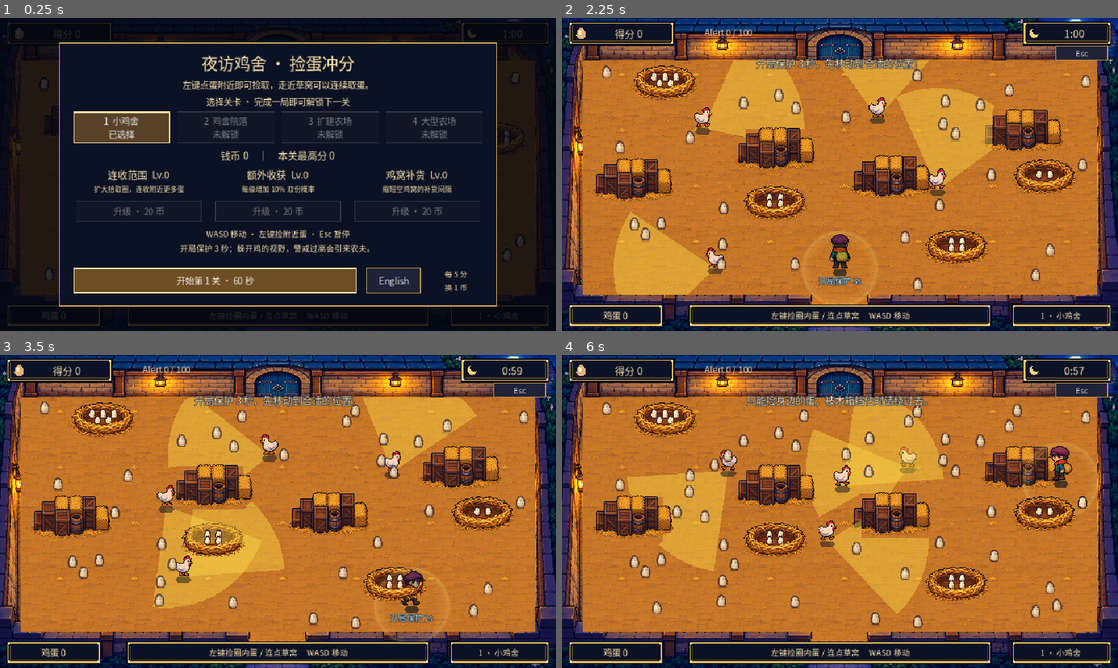
Above: before the commit, frames 1-4 (two rows, left to right).
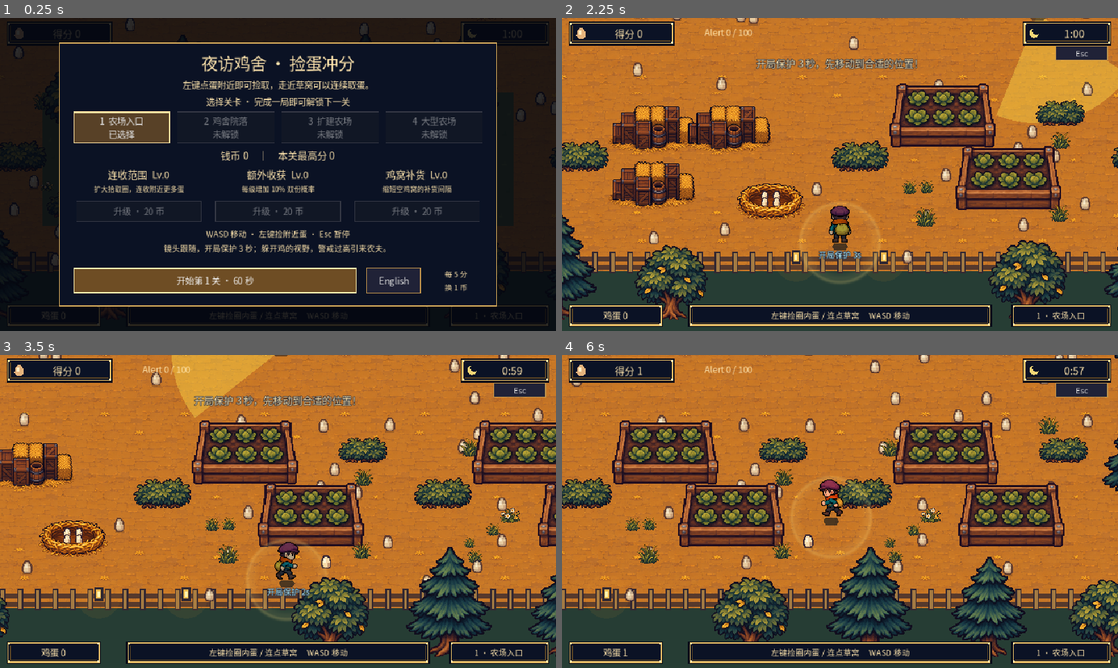
Above: after the commit, the same moments.

Repository: liupai-rachel/Deepsleep-Dont-wake-up-chickens
Game: Godot game, scene res://scenes/arcade/game.tscn
Two runs of this game, one before a commit and one after it. Both use one fixed random seed, a clock stepped at 60 frames per second and the inputs below.
Inputs (mouse positions are in pixels of both pictures, inside the frame that each line leads up to):
- Up to frame 1 (0.25 s): no input
- Up to frame 2 (2.25 s): click "English" at 0.5 s; click "中文" at 1.25 s; click "开始第 1 关 · 60 秒" at 2 s
- Up to frame 3 (3.5 s): move the mouse to (400, 495) at 2.77 s; hold D (move_right) from 2.78 s (still down); hold E (interact) from 2.78 s (still down); click (400, 495) at 2.92 s
- Up to frame 4 (6 s): move the mouse to (728, 527) at 3.52 s; release D (move_right) at 3.53 s; release E (interact) at 3.53 s; hold S (move_down) 3.53-4.28 s; tap Q (throw_feed) at 3.6, 5.1 s; click (728, 527) at 3.67 s; move the mouse to (895, 442) at 4.27 s; hold D (move_right) 4.28-5.03 s; hold E (interact) 4.28-5.03 s; click (895, 442) at 4.42 s; move the mouse to (812, 574) at 5.02 s; hold W (move_up) 5.03-5.78 s; click (812, 574) at 5.17 s; move the mouse to (1006, 558) at 5.77 s; hold A (move_left) from 5.78 s (still down); hold E (interact) from 5.78 s (still down); click (1006, 558) at 5.92 s

The runs differ from the first frame. In frame 1, 8.3% of the frame differs, in the area x 0-100%, y 0-97%; in frame 2, 62%; in frame 3, 62%; in frame 4, 66%, in the area x 0-100%, y 0-100%.

Commit message:
Build a larger explorable farm with winding plots and a following camera

Diff:
--- /dev/null
+++ b/assets/art/foliage_cutout.gdshader
@@ -0,0 +1,8 @@
+shader_type canvas_item;
+varying vec4 item_tint;
+void vertex() { item_tint = COLOR; }
+void fragment() {
+	vec4 pixel = texture(TEXTURE, UV);
+	if (pixel.a < 0.5) { discard; }
+	COLOR = vec4(pixel.rgb * item_tint.rgb, item_tint.a);
+}
--- a/scenes/arcade/game.gd
+++ b/scenes/arcade/game.gd
@@ -51,6 +51,10 @@
 	selected_level = profile.unlocked
 	_rng.randomize()
 	camera = Camera2D.new()
+	camera.process_mode = Node.PROCESS_MODE_PAUSABLE
+	camera.position_smoothing_enabled = true
+	camera.position_smoothing_speed = 9.0
+	camera.limit_smoothed = true
 	add_child(camera)
 	camera.make_current()
 	ui = ArcadeUI.new()
@@ -102,12 +106,17 @@
 	var seed_value := fixed_seed if use_fixed_seed else _rng.randi()
 	world.build(level,seed_value)
 	current_level = level
-	camera.position = world.arena_size * 0.5
-	camera.zoom = Vector2.ONE * 960.0 / world.arena_size.x
+	camera.zoom = Vector2.ONE*1.08
+	camera.limit_left = 0
+	camera.limit_top = 0
+	camera.limit_right = ceili(world.arena_size.x)
+	camera.limit_bottom = ceili(world.arena_size.y)
 	player = PLAYER.instantiate()
-	player.position = Vector2(world.bounds.get_center().x,world.bounds.end.y-45)
+	player.position = world.start_position()
 	player.move_speed = 330.0
 	world.add_child(player)
+	world.actor = player
+	update_camera(true)
 	pickup_circle = Node2D.new()
 	pickup_circle.set_script(RANGE_SCRIPT)
 	pickup_circle.radius = pickup_radius()
@@ -116,7 +125,7 @@
 	alert = CoopAlert.new()
 	world.add_child(alert)
 	for i in range(2 + level*2):
-		var point := world.free_point(52,true)
+		var point := world.first_nest_point() if i == 0 else world.free_point(52,true)
 		if point == Vector2.INF: break
 		world.nest_points.append(point)
 		var nest := ArcadeNest.new()
@@ -126,7 +135,7 @@
 		world.add_child(nest)
 		nests.append(nest)
 	for i in range(3+level): _add_hen(false)
-	_spawn_batch(18+level*14)
+	_spawn_batch(egg_target())
 
 func begin_round(level: int) -> void:
 	if running: return
@@ -153,6 +162,7 @@
 
 func _process(delta: float) -> void:
 	if not running or get_tree().paused: return
+	update_camera()
 	time_left = maxf(0,time_left-delta)
 	if time_left <= 0:
 		finish_round()
@@ -169,7 +179,7 @@
 	if combo_left == 0: chain = 0
 	spawn_left -= delta
 	if spawn_left <= 0:
-		var desired := 18+current_level*14
+		var desired := egg_target()
 		var count := world.rng.randi_range(2,5)
 		if eggs.size() < desired/2: count += 6
 		_spawn_batch(count)
@@ -358,7 +368,7 @@
 	_farmer_armed = alert.level < 60
 
 func _spawn_batch(count: int) -> void:
-	var maximum := 48+current_level*18
+	var maximum := egg_cap()
 	for i in range(count):
 		if eggs.size() >= maximum: break
 		var point := world.free_point(16,true)
@@ -372,7 +382,7 @@
 
 func _spawn_egg_at(point: Vector2, gold: bool) -> void:
 	if not world.is_free(point,12,true): return
-	if eggs.size() >= 48+current_level*18:
+	if eggs.size() >= egg_cap():
 		if not gold: return
 		var replaced := false
 		for old in eggs:
@@ -387,9 +397,20 @@
 	egg.golden = gold
 	egg.phase = world.rng.randf()*TAU
 	egg.scale = Vector2.ONE * maxf(1.2,1.05/camera.zoom.x)
-	egg.z_index = 1
 	world.add_child(egg)
 	eggs.append(egg)
+
+func egg_target() -> int:
+	return clampi(int(world.bounds.get_area()/13000.0),130,330)
+
+func egg_cap() -> int:
+	return egg_target()+maxi(80,egg_target()/2)
+
+func update_camera(snap := false) -> void:
+	if not is_instance_valid(player): return
+	camera.position = player.position
+	if snap: camera.reset_smoothing()
+	camera.force_update_scroll()
 
 func toggle_pause() -> void:
 	if not running: return
--- a/scenes/arcade/hen.gd
+++ b/scenes/arcade/hen.gd
@@ -39,7 +39,8 @@
 		_choose_roam_target()
 		return
 	_target_age += delta
-	if position.distance_squared_to(roam_target) <= 144 or _stuck_left > 1.8 or _target_age > 22.0:
+	var travel_limit := maxf(22.0,world.bounds.size.length()/patrol_speed*1.4)
+	if position.distance_squared_to(roam_target) <= 144 or _stuck_left > 1.8 or _target_age > travel_limit:
 		roam_target = Vector2.INF
 		_wait_left = _patrol_rng.randf_range(0.15,0.5)
 		return
--- a/scenes/arcade/nest.gd
+++ b/scenes/arcade/nest.gd
@@ -30,7 +30,6 @@
 	add_child(art)
 	tray = Node2D.new()
 	tray.draw.connect(_draw_stock)
-	tray.z_index = 1
 	add_child(tray)
 	# The lower straw lip is drawn again in front of the eggs for real occlusion.
 	var front := Sprite2D.new()
@@ -38,7 +37,6 @@
 	front.scale = art.scale
 	front.position = art.position
 	front.texture_filter = CanvasItem.TEXTURE_FILTER_NEAREST
-	front.z_index = 2
 	var foreground := ShaderMaterial.new()
 	foreground.shader = preload("res://assets/art/nest_front.gdshader")
 	foreground.set_shader_parameter("front_start",(NEST_REGION.position.y+NEST_REGION.size.y*0.61)/STRAW.get_height())
--- /dev/null
+++ b/scenes/arcade/scenery.gd
@@ -0,0 +1,40 @@
+class_name FarmScenery
+extends StaticBody2D
+
+const ATLAS := preload("res://assets/art/farm_nature.png")
+const REGIONS := [Rect2(27,34,467,476),Rect2(584,46,362,463),Rect2(1048,270,445,237),Rect2(148,775,213,181),Rect2(622,765,259,192),Rect2(1043,683,453,274)]
+var kind := 0
+var display_width := 120.0
+var footprint := Vector2.ZERO
+var art: Sprite2D
+
+func _ready() -> void:
+	collision_layer = 2 if footprint != Vector2.ZERO else 0
+	collision_mask = 0
+	if footprint != Vector2.ZERO:
+		var collider := CollisionShape2D.new()
+		var shape := RectangleShape2D.new()
+		shape.size = footprint
+		collider.shape = shape
+		collider.add_to_group("vision_cover")
+		add_child(collider)
+	var texture := AtlasTexture.new()
+	texture.atlas = ATLAS
+	texture.region = REGIONS[kind]
+	art = Sprite2D.new()
+	art.texture = texture
+	art.texture_filter = CanvasItem.TEXTURE_FILTER_NEAREST
+	art.scale = Vector2.ONE*display_width/texture.region.size.x
+	art.position.y = (footprint.y*0.5 if footprint != Vector2.ZERO else 4)-texture.region.size.y*art.scale.y*0.5
+	var cutout := ShaderMaterial.new()
+	cutout.shader = preload("res://assets/art/foliage_cutout.gdshader")
+	art.material = cutout
+	add_child(art)
+	set_process(kind <= 1)
+
+func _process(delta: float) -> void:
+	var world := get_parent() as ArcadeWorld
+	if world == null or not is_instance_valid(world.actor): return
+	var offset := world.actor.position-position
+	var behind: bool = offset.y < 10 and offset.y > -REGIONS[kind].size.y*art.scale.y and absf(offset.x) < display_width*0.48
+	art.modulate.a = move_toward(art.modulate.a,0.38 if behind else 1.0,delta*5)
--- a/scenes/arcade/ui.gd
+++ b/scenes/arcade/ui.gd
@@ -9,8 +9,8 @@
 
 const FONT := preload("res://assets/fonts/CoopUI.ttf")
 const PIXEL := preload("res://assets/fonts/PressStart2P-Regular.ttf")
-const STAGE_ZH := ["小鸡舍", "鸡舍院落", "扩建农场", "大型农场"]
-const STAGE_EN := ["Coop", "Yard", "Farm", "Estate"]
+const STAGE_ZH := ["农场入口", "鸡舍院落", "扩建农场", "大型农场"]
+const STAGE_EN := ["Farm Gate", "Yard", "Farm", "Estate"]
 var language := "zh"
 var screen: Control
 var overlay: ColorRect
@@ -234,7 +234,7 @@
 		var text := tr2("已满级","MAX LEVEL") if price < 0 else tr2("升级 · %d 币","Upgrade · %d coins") % price
 		var button := _button(panel,Rect2(30+i*240,274,216,35),text,func(): upgrade_requested.emit(index))
 		button.disabled = paused or price < 0 or profile.coins < price
-	var guide := tr2("WASD 移动 · 左键捡附近蛋 · Esc 暂停\n开局保护 3 秒；躲开鸡的视野，警戒过高会引来农夫。","WASD move · Left-click nearby eggs · Esc pause\n3-second start protection. Avoid hen sight; high alert brings the farmer.")
+	var guide := tr2("WASD 移动 · 左键捡附近蛋 · Esc 暂停\n镜头跟随，开局保护 3 秒；躲开鸡的视野，警戒过高引来农夫。","WASD move · Left-click nearby eggs · Esc pause\nCamera follows you. 3s start protection; avoid hen sight and high alert.")
 	_label(panel,Rect2(18,319,720,43),guide,14)
 	if not profile.saved:
 		_label(panel,Rect2(18,361,720,20),tr2("当前浏览器无法保存进度，关闭后升级可能丢失。","Storage is unavailable; upgrades may be lost when this tab closes."),12)
--- a/scenes/arcade/world.gd
+++ b/scenes/arcade/world.gd
@@ -3,46 +3,116 @@
 
 const BACKDROP := preload("res://assets/art/coop_backdrop.png")
 const CRATE := preload("res://scenes/crate.tscn")
-var arena_size := Vector2(960,540)
-var bounds := Rect2(36,74,888,404)
+const SCENERY := preload("res://scenes/arcade/scenery.gd")
+var arena_size := Vector2(1920,1280)
+var bounds := Rect2(64,112,1792,1072)
 var solids: Array[Rect2] = []
 var nest_points: Array[Vector2] = []
 var rng := RandomNumberGenerator.new()
 var floor_texture: AtlasTexture
 var navigation: NavigationRegion2D
+var roads: Array[Rect2] = []
+var yards: Array[Rect2] = []
+var scenery: Array[Node2D] = []
+var zones: Array[Dictionary] = []
+var actor: CoopPlayer
+var terrain_seed := 0
+var grid_size := Vector2i(4,3)
 
 func build(level: int, seed_value: int) -> void:
 	texture_filter = CanvasItem.TEXTURE_FILTER_NEAREST
 	rng.seed = seed_value
-	arena_size = Vector2(960,540) * (1.0 + (level-1)*0.2)
+	terrain_seed = seed_value
 	var factor := 1.0 + (level-1)*0.2
-	bounds = Rect2(Vector2(36,74)*factor,Vector2(888,404)*factor)
-	var backdrop := Sprite2D.new()
-	backdrop.texture = BACKDROP
-	backdrop.centered = false
-	backdrop.scale = arena_size / BACKDROP.get_size()
-	backdrop.z_index = -10
-	backdrop.texture_filter = CanvasItem.TEXTURE_FILTER_NEAREST
-	var projection := ShaderMaterial.new()
-	projection.shader = preload("res://assets/art/coop_projection.gdshader")
-	backdrop.material = projection
-	add_child(backdrop)
+	arena_size = Vector2(1920,1280)*factor
+	bounds = Rect2(Vector2(64,112)*factor,Vector2(1792,1072)*factor)
 	floor_texture = AtlasTexture.new()
 	floor_texture.atlas = BACKDROP
 	floor_texture.region = Rect2(600,350,256,192)
 	y_sort_enabled = true
 	for edge in [Rect2(bounds.position-Vector2(16,16),Vector2(bounds.size.x+32,16)),Rect2(Vector2(bounds.position.x-16,bounds.end.y),Vector2(bounds.size.x+32,16)),Rect2(bounds.position-Vector2(16,0),Vector2(16,bounds.size.y)),Rect2(Vector2(bounds.end.x,bounds.position.y),Vector2(16,bounds.size.y))]:
 		_add_collision(edge)
-	var desired := 2 + level*2
-	for index in range(desired):
-		var point := free_point(72)
-		if point == Vector2.INF: break
-		var cover := CRATE.instantiate()
-		cover.position = point
-		add_child(cover)
-		solids.append(Rect2(point-Vector2(52,38),Vector2(104,76)))
+	grid_size = Vector2i(3+level,3+(level-1)/2)
+	var cell := bounds.size/Vector2(grid_size)
+	for x in range(grid_size.x+1):
+		roads.append(Rect2(Vector2(bounds.position.x+x*cell.x-72,bounds.position.y),Vector2(144,bounds.size.y)).intersection(bounds))
+	for y in range(grid_size.y+1):
+		roads.append(Rect2(Vector2(bounds.position.x,bounds.position.y+y*cell.y-72),Vector2(bounds.size.x,144)).intersection(bounds))
+	for row in range(grid_size.y):
+		for column in range(grid_size.x):
+			var center := bounds.position+(Vector2(column,row)+Vector2.ONE*0.5)*cell
+			var kind := (column+row+level+rng.randi_range(0,1))%4
+			zones.append({"center":center,"kind":kind})
+			_build_plot(center,kind)
+	# Alternating hedges leave a clear side of each road for weaving around.
+	for column in range(1,grid_size.x):
+		for row in range(grid_size.y):
+			var point := bounds.position+Vector2(column*cell.x+(-32 if row%2 else 32),(row+0.5)*cell.y)
+			_add_scenery(point,2,92,Vector2(60,40))
+	for i in range(90+level*24):
+		var point := free_point(8)
+		if point != Vector2.INF and not is_on_road(point):
+			_add_scenery(point,4 if i%5 == 0 else 3,rng.randf_range(20,38))
+	for x in range(120,int(arena_size.x)-80,190):
+		if absf(x-bounds.get_center().x) < 180: continue
+		_add_scenery(Vector2(x,bounds.end.y+75),rng.randi_range(0,1),rng.randf_range(115,145))
+		_add_scenery(Vector2(x,bounds.position.y-18),rng.randi_range(0,1),rng.randf_range(115,145))
+	for y in range(180,int(bounds.end.y),210):
+		_add_scenery(Vector2(bounds.position.x-28,y),rng.randi_range(0,1),125)
+		_add_scenery(Vector2(bounds.end.x+28,y),rng.randi_range(0,1),125)
 	bake_navigation()
 	queue_redraw()
+
+func _build_plot(center: Vector2, kind: int) -> void:
+	if kind == 0:
+		yards.append(Rect2(center-Vector2(150,112),Vector2(300,224)))
+		for offset in [Vector2(-76,-45),Vector2(45,-45),Vector2(-76,45)]: _add_crate(center+offset)
+		_add_scenery(center+Vector2(112,65),4,38)
+	elif kind == 1:
+		for offset in [Vector2(-86,-40),Vector2(70,-60),Vector2(30,70)]:
+			_add_scenery(center+offset,rng.randi_range(0,1),rng.randf_range(115,145),Vector2(42,30))
+		_add_scenery(center+Vector2(-105,75),2,82,Vector2(58,38))
+	elif kind == 2:
+		yards.append(Rect2(center-Vector2(155,100),Vector2(310,200)))
+		_add_scenery(center+Vector2(-60,-45),5,170,Vector2(145,54))
+		_add_scenery(center+Vector2(45,55),5,170,Vector2(145,54))
+		_add_scenery(center+Vector2(128,-70),2,78,Vector2(50,34))
+	else:
+		yards.append(Rect2(center-Vector2(145,100),Vector2(290,200)))
+		for offset in [Vector2(-70,-30),Vector2(10,-30)]: _add_scenery(center+offset,2,105,Vector2(74,42))
+		_add_crate(center+Vector2(100,65))
+		_add_scenery(center+Vector2(-85,80),4,36)
+
+func _add_crate(point: Vector2) -> void:
+	var cover := CRATE.instantiate()
+	cover.position = point
+	add_child(cover)
+	solids.append(Rect2(point-Vector2(52,38),Vector2(104,76)))
+
+func _add_scenery(point: Vector2, kind: int, width: float, footprint := Vector2.ZERO) -> void:
+	var prop := SCENERY.new()
+	prop.position = point
+	prop.kind = kind
+	prop.display_width = width
+	prop.footprint = footprint
+	add_child(prop)
+	scenery.append(prop)
+	if footprint != Vector2.ZERO: solids.append(Rect2(point-footprint*0.5,footprint))
+
+func start_position() -> Vector2:
+	return Vector2(bounds.get_center().x,bounds.end.y-45)
+
+func is_on_road(point: Vector2) -> bool:
+	for road in roads:
+		if road.has_point(point): return true
+	return false
+
+func first_nest_point() -> Vector2:
+	for radius in [120,170,220,270]:
+		for index in range(16):
+			var point: Vector2 = start_position()+Vector2.from_angle(index*TAU/16.0)*radius
+			if is_free(point,52,true): return point
+	return free_point(52,true)
 
 func _add_collision(rect: Rect2) -> void:
 	var body := StaticBody2D.new()
@@ -59,7 +129,7 @@
 
 func is_free(point: Vector2, padding := 18.0, avoid_nests := false) -> bool:
 	if not bounds.grow(-padding).has_point(point): return false
-	if point.distance_to(Vector2(bounds.get_center().x,bounds.end.y-45)) < padding+26: return false
+	if point.distance_to(start_position()) < padding+26: return false
 	for rect in solids:
 		if rect.grow(padding).has_point(point): return false
 	if point.distance_to(Vector2(bounds.get_center().x,bounds.position.y+25)) < padding+32: return false
@@ -98,10 +168,43 @@
 
 func _draw() -> void:
 	if floor_texture == null: return
-	for y in range(int(bounds.position.y),int(bounds.end.y),96):
-		for x in range(int(bounds.position.x),int(bounds.end.x),128):
-			var size := Vector2(minf(128,bounds.end.x-x),minf(96,bounds.end.y-y))
+	draw_rect(Rect2(Vector2.ZERO,arena_size),Color("263d34"))
+	draw_rect(bounds,Color("52613a"))
+	var terrain := RandomNumberGenerator.new()
+	terrain.seed = terrain_seed
+	for y in range(int(bounds.position.y),int(bounds.end.y),40):
+		for x in range(int(bounds.position.x),int(bounds.end.x),40):
+			var point := Vector2(x,y)+Vector2(terrain.randf_range(3,25),terrain.randf_range(3,25))
+			var color := Color("657343") if terrain.randf() > 0.5 else Color("465a35")
+			draw_rect(Rect2(point,Vector2(terrain.randi_range(3,8),3)),color)
+			draw_rect(Rect2(point+Vector2(3,-4),Vector2(2,6)),color)
+	for yard in yards: _draw_dirt(yard.grow(18))
+	for road in roads: _draw_dirt(road)
+	_draw_fences()
+
+func _draw_dirt(area: Rect2) -> void:
+	for y in range(int(area.position.y),int(area.end.y),96):
+		for x in range(int(area.position.x),int(area.end.x),128):
+			var size := Vector2(minf(128,area.end.x-x),minf(96,area.end.y-y))
 			draw_texture_rect_region(floor_texture,Rect2(Vector2(x,y),size),Rect2(Vector2.ZERO,size*2))
+
+func _draw_fences() -> void:
+	for y in [bounds.position.y,bounds.end.y]:
+		for offset in [-22,-9]: draw_rect(Rect2(bounds.position.x,y+offset,bounds.size.x,8),Color("56392c"))
+		for x in range(int(bounds.position.x),int(bounds.end.x)+1,28):
+			draw_rect(Rect2(x-4,y-30,9,34),Color("322731"))
+			draw_rect(Rect2(x-2,y-28,5,29),Color("a37a43"))
+	for x in [bounds.position.x,bounds.end.x]:
+		draw_rect(Rect2(x-6,bounds.position.y,12,bounds.size.y),Color("5c402f"))
+		for y in range(int(bounds.position.y),int(bounds.end.y),28):
+			draw_rect(Rect2(x-8,y-22,16,26),Color("322731"))
+			draw_rect(Rect2(x-5,y-20,10,20),Color("a37a43"))
+	for y in [bounds.position.y,bounds.end.y]:
+		for x in [bounds.get_center().x-70,bounds.get_center().x+70]:
+			draw_circle(Vector2(x,y-18),35,Color(1,0.65,0.15,0.07))
+			draw_rect(Rect2(x-7,y-33,14,23),Color("302832"))
+			draw_rect(Rect2(x-4,y-29,8,15),Color("eeb94d"))
+			draw_rect(Rect2(x-2,y-27,4,10),Color("fff3b1"))
 
 func bake_navigation() -> void:
 	navigation = NavigationRegion2D.new()
--- a/scenes/chicken.gd
+++ b/scenes/chicken.gd
@@ -232,6 +232,9 @@
 		if cover.disabled or rectangle == null:
 			continue
 		var half_size := rectangle.size * 0.5
+		var cover_radius := half_size.length()*maxf(absf(cover.global_scale.x),absf(cover.global_scale.y))
+		if global_position.distance_squared_to(cover.global_position) > pow(sight_range+cover_radius,2):
+			continue
 		for corner in [
 			-half_size,
 			Vector2(half_size.x, -half_size.y),
--- a/tests/arcade_flow.gd
+++ b/tests/arcade_flow.gd
@@ -15,6 +15,7 @@
 	for i in range(frames): await process_frame
 
 func click(game: ArcadeGame, button: int, point: Vector2) -> void:
+	game.update_camera(true)
 	var screen_point := game.get_canvas_transform() * point
 	var event := InputEventMouseButton.new()
 	event.button_index = button
@@ -114,7 +115,7 @@
 		other.queue_free()
 	collected_before = game.collected
 	await tick(500)
-	expect(game.eggs.size() > 0 and game.eggs.size() <= 66,"Random spawning must replenish eggs and respect a cap")
+	expect(game.eggs.size() > 0 and game.eggs.size() <= game.egg_cap(),"Random spawning must replenish eggs and respect a cap")
 	expect(game.collected == collected_before,"Spawning must not count as collecting")
 	expect(nest.stock >= 2 and nest.stock <= 6,"Empty nests must refill with a visible random stock")
 	var time_before := game.time_left
--- a/tests/arcade_roaming.gd
+++ b/tests/arcade_roaming.gd
@@ -39,7 +39,7 @@
 			for i in range(visits.size()):
 				visits[i][game.world.patrol_sector(game.hens[i].position)] = true
 		for i in range(visits.size()):
-			expect(visits[i].size() >= 3,"Hen %d on stage %d must actually traverse at least three quadrants in 40 seconds (visited %s)" % [i,scenario.level,visits[i].keys()])
+			expect(visits[i].size() >= 2,"Hen %d on stage %d must leave its starting quadrant in 40 seconds (visited %s)" % [i,scenario.level,visits[i].keys()])
 			var hen: ArcadeHen = game.hens[i]
 			hen.set_physics_process(false)
 			hen._sectors.clear()
@@ -62,6 +62,7 @@
 		if origin.x > 200 and origin.x < 650 and origin.y > 220 and game.world.step_clear(origin,origin+Vector2(110,0)): break
 		origin = game.world.free_point(20,true)
 	game.player.position = origin
+	game.update_camera(true)
 	var inside := origin+Vector2(30,0)
 	game._spawn_egg_at(inside,false)
 	var egg: ArcadeEgg = game.eggs.back()
--- /dev/null
+++ b/tests/exploration.gd
@@ -0,0 +1,108 @@
+extends SceneTree
+
+var failures := 0
+
+func _initialize() -> void:
+	call_deferred("run")
+
+func expect(condition: bool, message: String) -> void:
+	if not condition:
+		failures += 1
+		push_error(message)
+
+func tick(frames: int) -> void:
+	for i in range(frames): await process_frame
+
+func run() -> void:
+	root.size = Vector2i(960,540)
+	var game: ArcadeGame = load("res://scenes/arcade/game.tscn").instantiate()
+	game.profile = ArcadeProfile.new()
+	game.profile.unlocked = 4
+	game.use_fixed_seed = true
+	game.guards_enabled = false
+	root.add_child(game)
+	await tick(3)
+	for level in range(1,5):
+		for seed_value in [7,19]:
+			game.fixed_seed = seed_value
+			game.begin_round(level)
+			await tick(4)
+			var view_size := Vector2(960,540)/game.camera.zoom
+			expect(game.world.arena_size.x > view_size.x*2 and game.world.arena_size.y > view_size.y*2,"The follow camera must reveal only a local portion of every stage")
+			expect(game.camera.zoom.is_equal_approx(Vector2.ONE*1.08),"Later stages must retain the same close view instead of fitting the entire map")
+			expect(game.world.zones.size() >= 12 and game.world.solids.size() >= 35,"The farm must have multiple plots and meaningful cover")
+			expect(game.world.scenery.size() >= 65,"The world must include abundant foliage scenery")
+			expect(game.nests[0].position.distance_to(game.world.start_position()) <= 285,"A first nest should be discoverable near the starting view")
+			expect(game.eggs.size() >= game.egg_target()*0.8,"Ground eggs must scale with the larger farm")
+			var map := game.world.get_world_2d().navigation_map
+			# Baked boundaries can project a target a few pixels onto the nav polygon.
+			for i in range(24):
+				var point := game.world.free_point(20)
+				var path := NavigationServer2D.map_get_path(map,game.world.start_position(),point,true)
+				expect(not path.is_empty() and path[-1].distance_to(point) < 4,"All sampled plot locations must connect to the entrance (stage %d, seed %d, target %s, end %s)" % [level,seed_value,point,path[-1] if not path.is_empty() else Vector2.INF])
+			for nest in game.nests:
+				var path := NavigationServer2D.map_get_path(map,game.world.start_position(),nest.position,true)
+				expect(not path.is_empty() and path[-1].distance_to(nest.position) < 4,"Every nest must be accessible around cover (stage %d, seed %d, target %s, end %s)" % [level,seed_value,nest.position,path[-1] if not path.is_empty() else Vector2.INF])
+			var cell := game.world.bounds.size/Vector2(game.world.grid_size)
+			for column in range(1,game.world.grid_size.x):
+				for row in range(1,game.world.grid_size.y):
+					var junction := game.world.bounds.position+Vector2(column,row)*cell
+					var path := NavigationServer2D.map_get_path(map,game.world.start_position(),junction,true)
+					expect(not path.is_empty() and path[-1].distance_to(junction) < 2,"Connecting road junctions must remain open")
+			for corner in [game.world.bounds.position+Vector2(30,30),game.world.bounds.end-Vector2(30,30)]:
+				game.player.position = corner
+				game.update_camera(true)
+				var center := game.camera.get_screen_center_position()
+				var visible := Rect2(center-view_size*0.5,view_size)
+				expect(visible.position.x >= -2 and visible.position.y >= -2 and visible.end.x <= game.world.arena_size.x+2 and visible.end.y <= game.world.arena_size.y+2,"Camera limits must prevent viewing beyond the world")
+			print("Connected stage ",level," seed ",seed_value,": ",game.world.zones.size()," plots, ",game.world.solids.size()," obstacles")
+			game.abandon_round()
+	game.begin_round(1)
+	await tick(4)
+	var initial_camera := game.camera.get_screen_center_position()
+	var initial_player := game.player.position
+	Input.action_press("move_right")
+	await tick(36)
+	Input.action_release("move_right")
+	await tick(3)
+	expect(game.player.position.x > initial_player.x+100,"The south lane must permit real keyboard movement")
+	expect(game.camera.get_screen_center_position().x > initial_camera.x+90,"The camera must actually track walking, rather than stay at map center")
+	var player_screen := game.get_canvas_transform()*game.player.position
+	expect(Rect2(150,70,660,400).has_point(player_screen),"The moving player must stay comfortably inside the view")
+	var target := game.player.position+Vector2(30,-10)
+	for offset in [Vector2(30,-10),Vector2(-25,0),Vector2(20,-25),Vector2(0,-35)]:
+		var candidate: Vector2 = game.player.position+offset
+		if game.world.is_free(candidate,12,true) and game.can_collect_point(candidate):
+			target = candidate
+			break
+	game._spawn_egg_at(target,false)
+	var before_pickup := game.collected
+	var click := InputEventMouseButton.new()
+	click.button_index = MOUSE_BUTTON_LEFT
+	click.pressed = true
+	click.position = game.get_canvas_transform()*target+Vector2(0,16)
+	Input.parse_input_event(click)
+	await process_frame
+	click = click.duplicate()
+	click.pressed = false
+	Input.parse_input_event(click)
+	await process_frame
+	expect(game.collected > before_pickup,"Screen clicks must still pick nearby eggs after the camera pans")
+	game.toggle_pause()
+	var paused_camera := game.camera.get_screen_center_position()
+	await tick(10)
+	expect(game.camera.get_screen_center_position().is_equal_approx(paused_camera),"Pausing must freeze camera motion")
+	game.toggle_pause()
+	for prop in game.world.scenery:
+		if prop.kind <= 1:
+			game.player.position = prop.position+Vector2(0,-60)
+			await tick(10)
+			expect(prop.art.modulate.a < 0.7,"A canopy covering the player must fade")
+			game.player.position = prop.position+Vector2(180,40)
+			await tick(10)
+			expect(prop.art.modulate.a > 0.9,"The canopy should recover after the player leaves")
+			break
+	game.queue_free()
+	await tick(2)
+	if failures == 0: print("PASS: eight connected farm layouts, close follow camera, world limits, movement/pause tracking, accessible nests and fading canopies")
+	quit(1 if failures else 0)
Binary file added: assets/art/farm_nature.png
Not shown, added: assets/art/farm_nature.png.import
Not shown, added: assets/art/foliage_cutout.gdshader.uid
Binary file changed: assets/fonts/CoopUI.ttf
Not shown, added: scenes/arcade/scenery.gd.uid
Not shown, added: tests/exploration.gd.uid
Not shown, changed: DEVELOPMENT_PLAN.md
Not shown, changed: PROJECT_GUIDE.md
